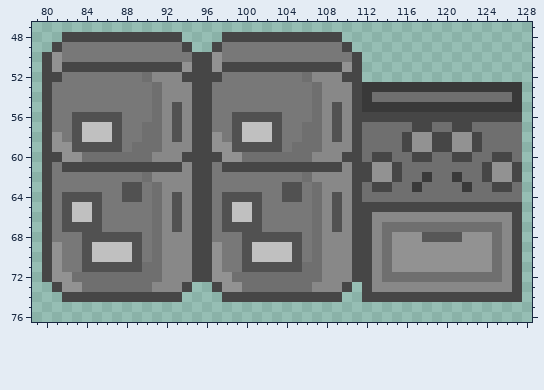
Pixel-art file: Assets/Art/Background Art/Kitchen sprite sheet.aseprite. The picture above was drawn from the file before the commit.
190x176 pixels, 1 frame. Colours within 5 levels of each other are drawn and written as one. Shown: x 79..128, y 47..76.
The result:
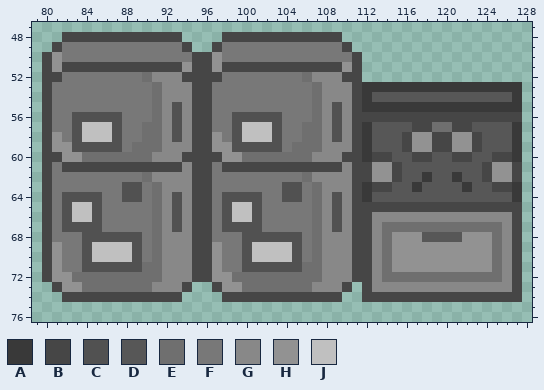
Palette (. is transparent): A #393939  B #464646  C #515151  D #575757  E #6f6f6f  F #787878  G #888888  H #929292  J #c0c0c0
Edits made:
Layer "Layer 1":
Colour A replaces colour E in rows 57 to 60 at x 112 and 127; in rows 63 to 64 at x 112 and 127.
Colour D replaces colour E in row 54 at x 113 to 126; in row 57 at x 113 to 116 and 123 to 126; in rows 58 to 59 at x 113 to 115 and 124 to 126; in row 60 at x 115 to 116, 119 to 120 and 123 to 124; in row 61 at x 116 to 123; in row 62 at x 116 to 117, 119 to 120 and 122 to 123.
Colour D replaces colour E in row 63 at x 115 to 116, 118 to 121 and 123 to 124; in row 64 at x 113 to 126.
